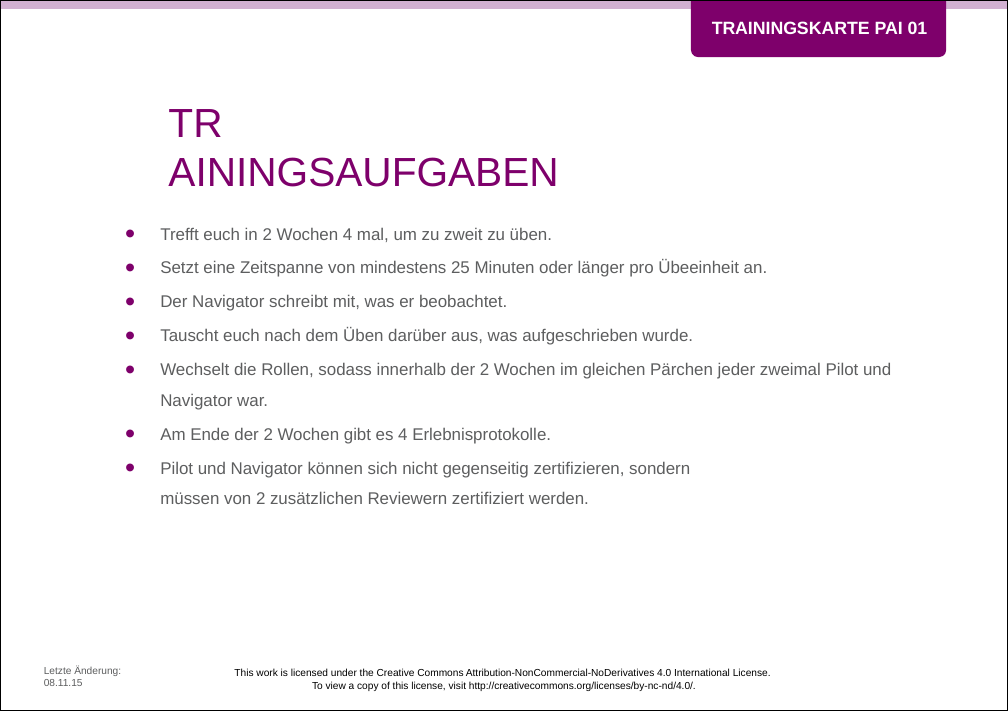
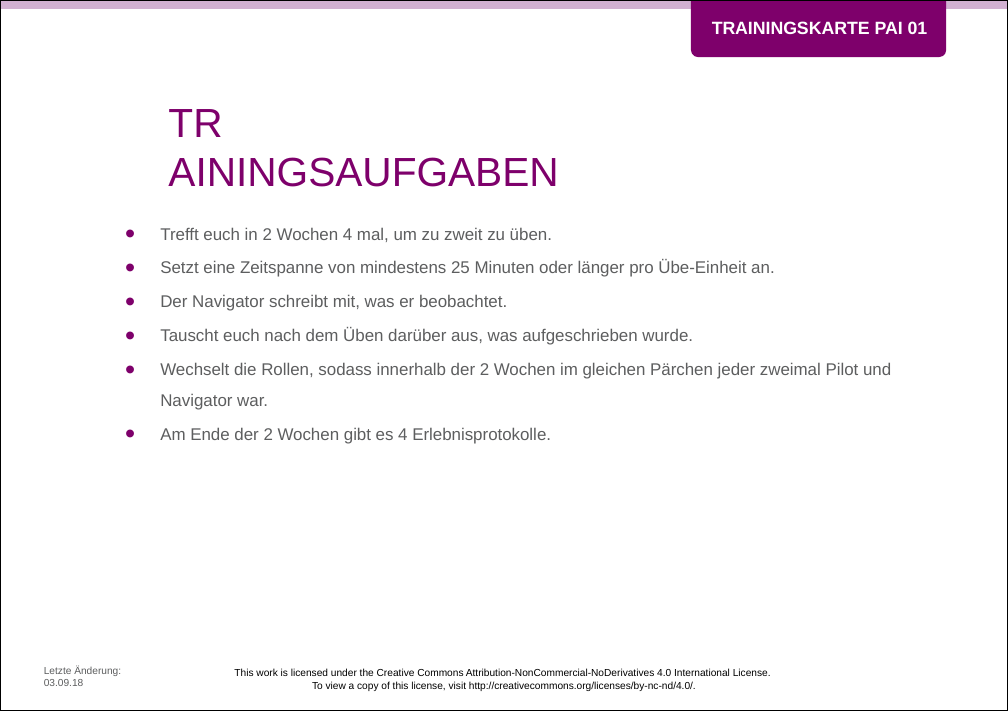
Before and after one commit to Teamtool/training-materials, a slide deck: slide 2 of training-cards/music moves/Pairing (PAI)/ger/apprentice/ger_PAI_01_Aufmerksamkeit_schenken_MM_A.pptx. Drawn at 1008x711 pixels with LibreOffice and Linux fonts; fonts in the diff are those of the drawing; background and template pictures are left out. Boxes give left, top, right and bottom in pixels: in the first picture for what was removed or moved away, otherwise in the second. Text is boxed around its words. In the diff, an @@ line names an element or a change of style, - is before the commit and + after.

```diff
--- a/training-cards/music moves/Pairing (PAI)/ger/apprentice/ger_PAI_01_Aufmerksamkeit_schenken_MM_A.pptx
+++ b/training-cards/music moves/Pairing (PAI)/ger/apprentice/ger_PAI_01_Aufmerksamkeit_schenken_MM_A.pptx
@@ text at (160, 260, 774, 277): text changed @@
-• Setzt eine Zeitspanne von mindestens 25 Minuten oder länger pro Übeeinheit an.
+• Setzt eine Zeitspanne von mindestens 25 Minuten oder länger pro Übe-Einheit an.
@@ text at (160, 461, 690, 504): paragraph removed @@
-• Pilot und Navigator können sich nicht gegenseitig zertifizieren, sondern
-  müssen von 2 zusätzlichen Reviewern zertifiziert werden.
@@ text at (44, 666, 121, 686): text changed @@
-Letzte Änderung: 08.11.15
+Letzte Änderung: 03.09.18
```
Also in this commit, not shown: 1 other slide changed, 1 other file.
